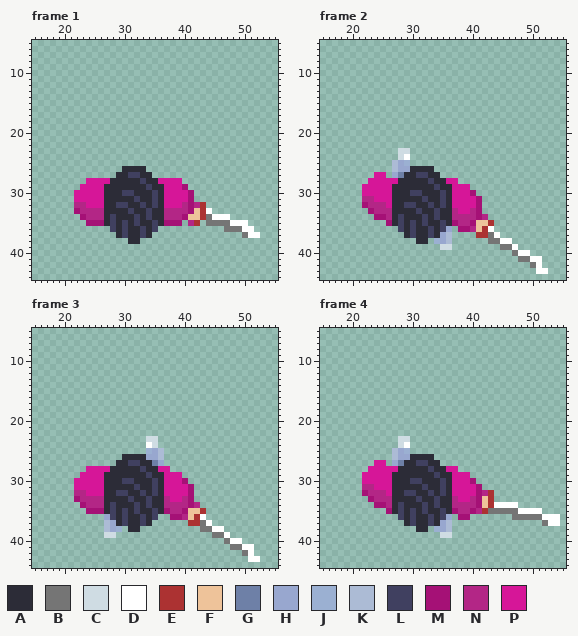
A pixel-art file gets an edit: src/assets/player.aseprite. The picture above is the old version.
64x64 pixels, 8 frames. Shown: frame 1: x 15..55, y 5..44; frame 2: x 15..55, y 5..44; frame 3: x 15..55, y 5..44; frame 4: x 15..55, y 5..44. The commit also changed other frames, which this record leaves out.
Palette (. is transparent): A #2c2c37  B #757575  C #cfdce3  D #ffffff  E #ac3232  F #eec39a  G #6e80a7  H #98a7cf  J #9bb0d2  K #acbbd5  L #404060  M #a51176  N #b32686  P #d61698
Now the later version:
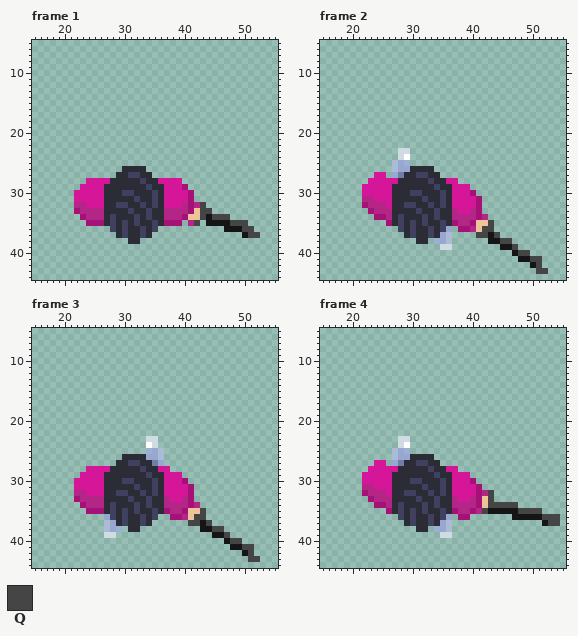
Colours new in this view: Q #454545
Change:
Colour B changes from #757575 to #151515.
Frame 1, layer "sword":
Colour D becomes colour Q in row 33 at x 44; in row 34 at x 45 to 47; in row 35 at x 48 to 50; in row 36 at x 50 to 51; in row 37 at x 51 to 52.
Colour E becomes colour Q in rows 32 to 34 at x 43; in row 35 at x 42.
Frame 2, layer "sword":
Colour D becomes colour Q in row 36 at x 43; in row 37 at x 44; in row 38 at x 45 to 46; in row 39 at x 47; in row 40 at x 48 to 49; in row 41 at x 50 to 51.
Colour D becomes colour Q in row 42 at x 51; in row 43 at x 51 to 52.
Colour E becomes colour Q in row 35 at x 43; in row 36 at x 42; in row 37 at x 41 to 42.
Frame 3, layer "sword": the same change as frame 2
Frame 4, layer "sword":
Colour D becomes colour Q in row 34 at x 44 to 47; in row 35 at x 48 to 51; in row 36 at x 52 to 54; in row 37 at x 53 to 54.
Colour E becomes colour Q in rows 32 to 34 at x 43; in row 35 at x 42.
Boxes around the changes in both pictures, in picture pixels (x1, y1, x2, y2):
changed: (194, 202, 260, 238)
changed: (476, 220, 548, 274)
changed: (188, 508, 260, 562)
changed: (482, 490, 560, 526)
